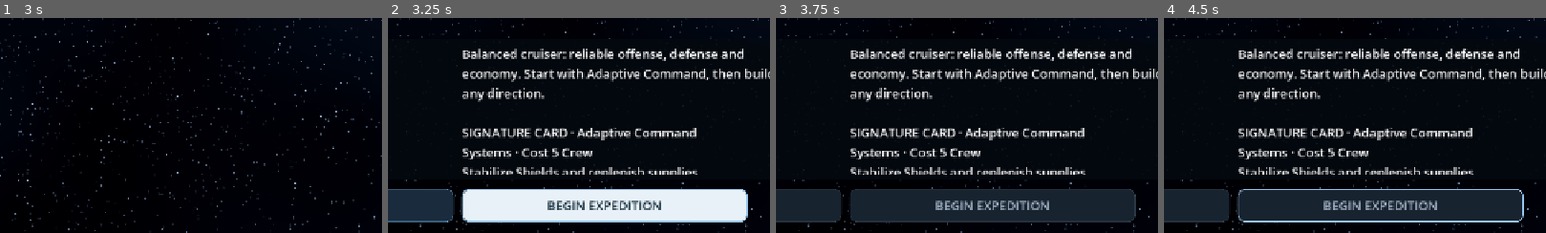
Above: before the commit, frames 1-4 (left to right).
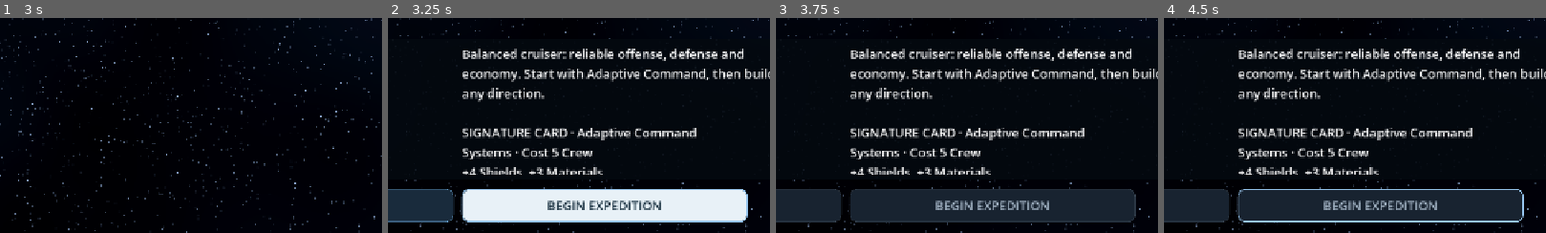
Above: after the commit, the same moments.

Repository: RPGMaster2000/arcospace
Game: Godot game, scene res://scenes/battle_setup.tscn
Two runs of this game, one before a commit and one after it. Both use one fixed random seed, a clock stepped at 60 frames per second and the inputs below. Sound files missing from this copy of the repository are replaced by a short silence.
Inputs (mouse positions are % of the whole screen's width and height, from its top left):
- Up to frame 1 (3 s): tap Enter (ui_accept) at 0.5, 0.77 s; move the mouse to (72, 45) at 0.52 s; hold Right (ui_right) 0.53-1.25 s; tap Tab at 0.6, 2.1 s; click (72, 45) at 0.67 s; drag from (30, 55) to (45, 70) at 1.27 s; move the mouse to (60, 28) at 2.02 s; hold Right (ui_right) 2.03-2.75 s; drag from (45, 70) to (20, 35) at 2.77 s
- Up to frame 2 (3.25 s): no input
- Up to frame 3 (3.75 s): click "BEGIN EXPEDITION" at 3.5 s
- Up to frame 4 (4.5 s): move the mouse to (80, 65) at 4.27 s; hold Left (ui_left) from 4.28 s (still down); tap Tab at 4.35 s
The pictures show only the part of the screen within x 41-91%, y 50-100%; the shares and areas given below are measured in that part.

Frame 1 is identical in both runs. In frame 2, 1.2% of the frame differs, in the area x 19-81%, y 69-73%; in frame 3, 1.2%; in frame 4, 1.2%.

Commit message:
Clarify 75_adaptive_command card description

Diff:
--- a/cards/75_adaptive_command.tres
+++ b/cards/75_adaptive_command.tres
@@ -9,6 +9,6 @@
 card_name = "Adaptive Command"
 family = "crew"
 cost = 5
-description = "Stabilize Shields and replenish supplies."
+description = "+4 Shields, +3 Materials"
 effects = {"shields": 4, "materials": 3}
 upgrade_effects = [{"shields": 6, "materials": 4, "energy": 2}, {"shields": 8, "materials": 5, "energy": 3}]
